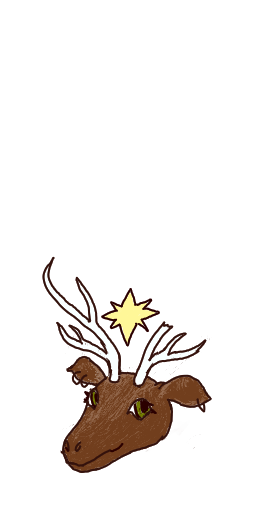
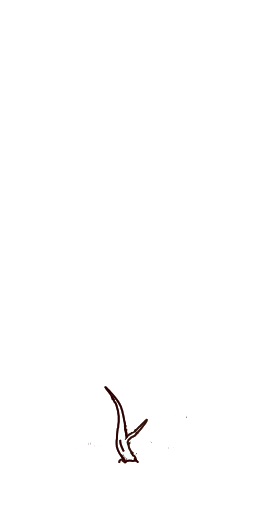
Layers edited between the first and the second 256px x 512px image:
hid "3" over [42, 256, 212, 473]
hid "Paint Layer 3" over [42, 256, 212, 473]
showed "1" over [42, 256, 212, 473]
showed "Paint Layer 1" over [64, 384, 192, 473]
